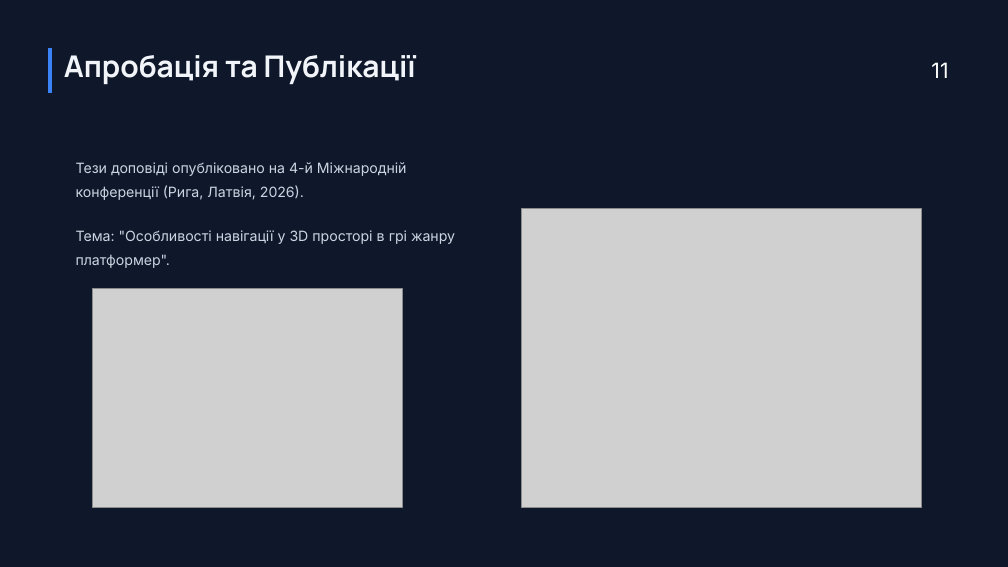
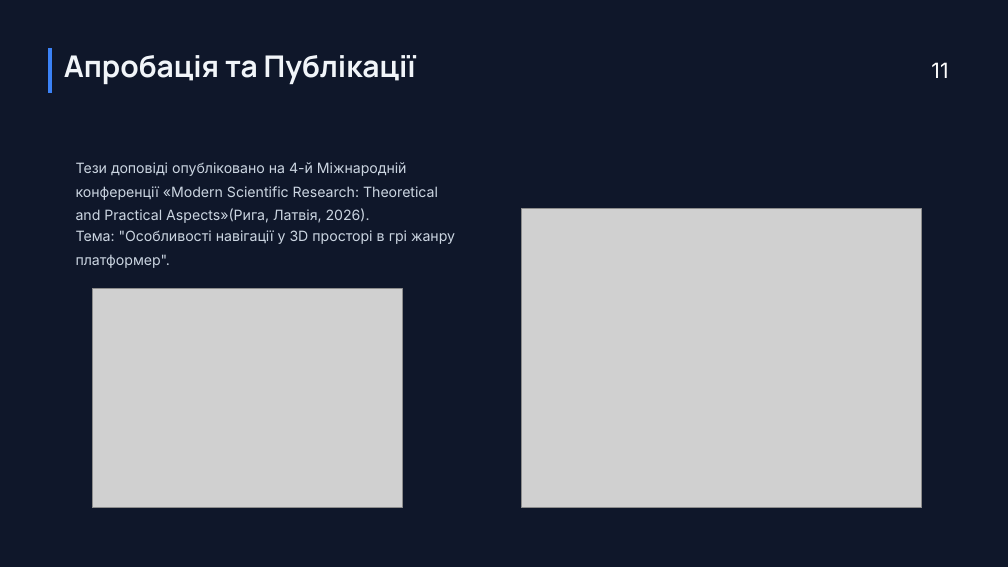
Before and after one commit to AleK259/Pravosud_NPCNav, a slide deck: slide 11 of 2026_М_ПІ_ІПЗм_24_3_Правосуд_О_О.pptx. Drawn at 1008x567 pixels with LibreOffice and Linux fonts; fonts in the diff are those of the drawing; grey boxes stand for pictures; background and template pictures are left out. Boxes give left, top, right and bottom in pixels: in the first picture for what was removed or moved away, otherwise in the second. Text is boxed around its words. In the diff, an @@ line names an element or a change of style, - is before the commit and + after.

```diff
--- a/2026_М_ПІ_ІПЗм_24_3_Правосуд_О_О.pptx
+++ b/2026_М_ПІ_ІПЗм_24_3_Правосуд_О_О.pptx
@@ text at <box>76,162,438,223</box>: text changed @@
-Тези доповіді опубліковано на 4-й Міжнародній конференції (Рига, Латвія, 2026).
+Тези доповіді опубліковано на 4-й Міжнародній конференції «Modern Scientific Research: Theoretical and Practical Aspects»(Рига, Латвія, 2026).
```
Also in this commit, not shown: 6 other slides changed.
